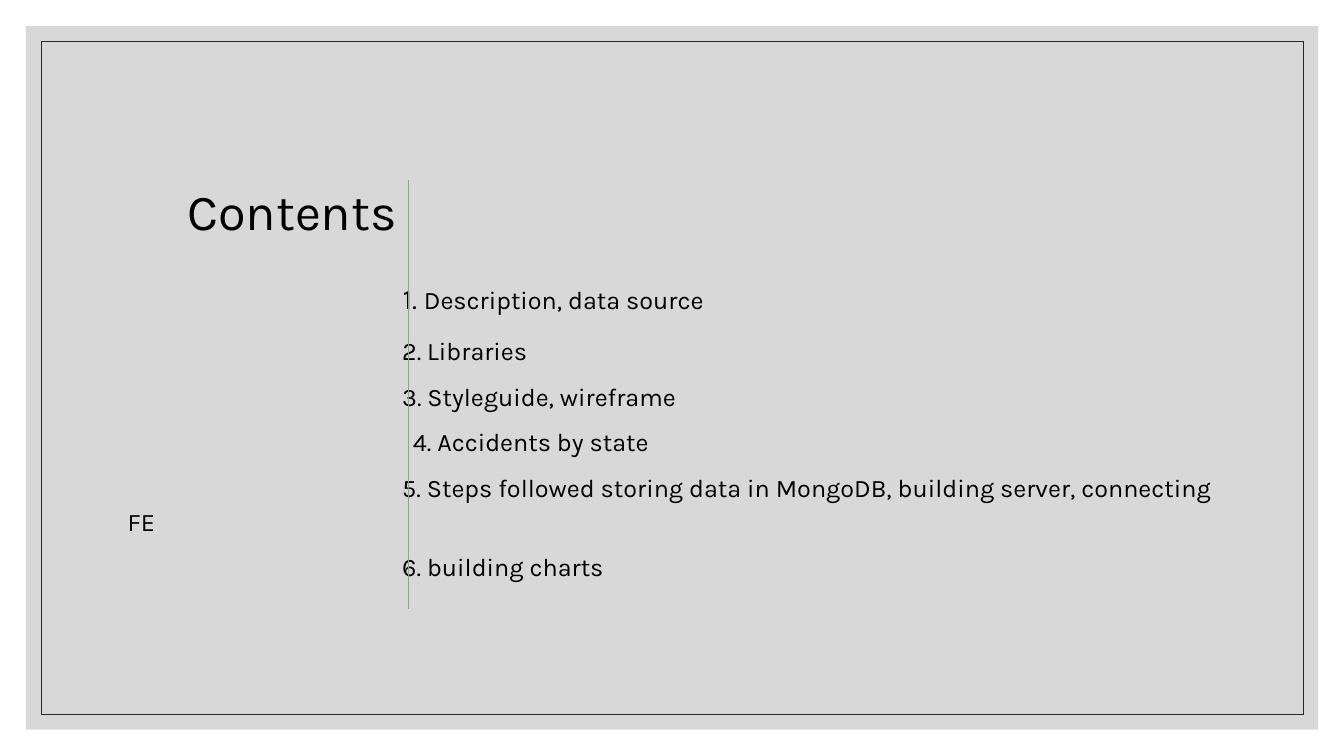
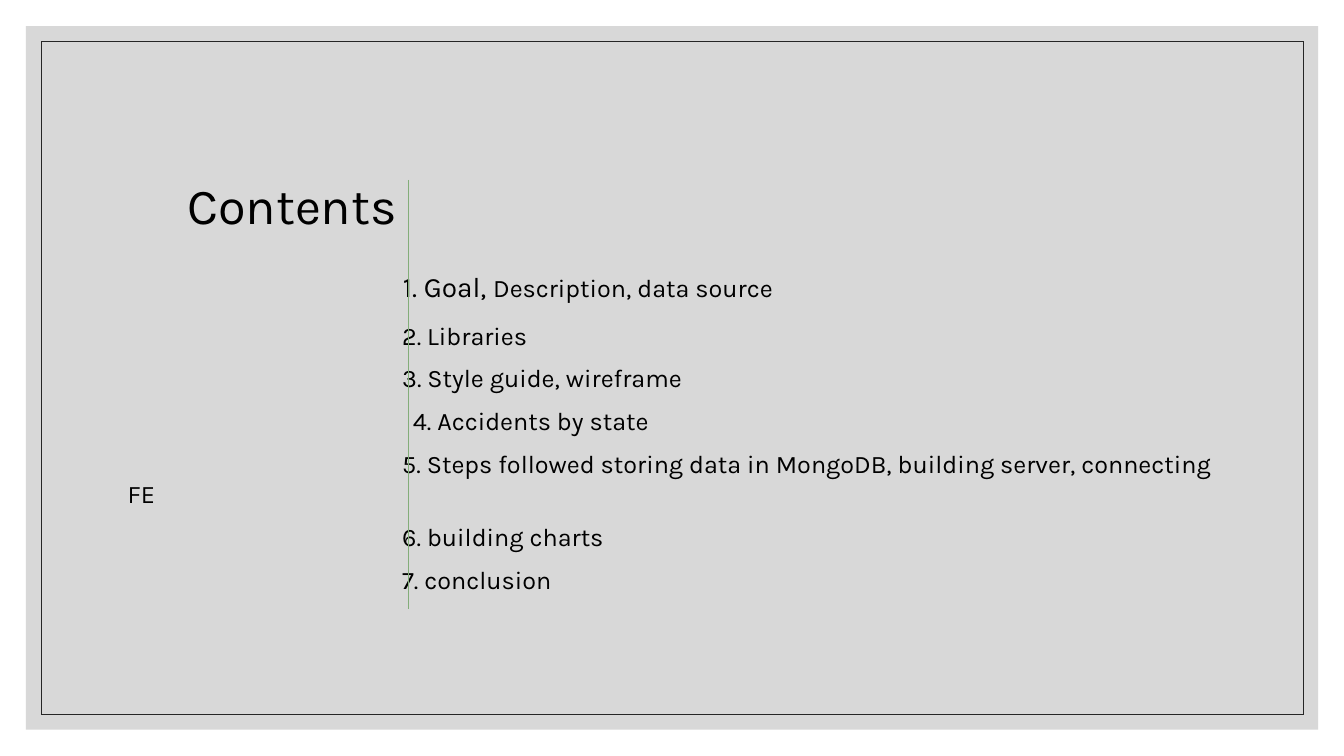
Before and after one commit to alexisperumal/covid-19, a slide deck: slide 2 of Presentation/Project 1 Presentation.pptx. Drawn at 1344x756 pixels with LibreOffice and Linux fonts; fonts in the diff are those of the drawing. Boxes give left, top, right and bottom in pixels: in the first picture for what was removed or moved away, otherwise in the second. Text is boxed around its words. In the diff, an @@ line names an element or a change of style, - is before the commit and + after.

Commit message:
presentation update

```diff
--- a/Presentation/Project 1 Presentation.pptx
+++ b/Presentation/Project 1 Presentation.pptx
@@ text at <box>187,192,1210,553</box>: line spacing 1.1 to 1 @@
@@ text at <box>403,271,772,304</box>: text changed @@
-1. Description, data source
+1. Goal, Description, data source
@@ text at <box>402,365,682,394</box>: text changed @@
-3. Styleguide, wireframe
+3. Style guide, wireframe
@@ text at <box>402,567,551,596</box>: paragraph added @@
+7. conclusion
```
Also in this commit, not shown: 1 other slide changed, 1 slide added, 1 other file.
